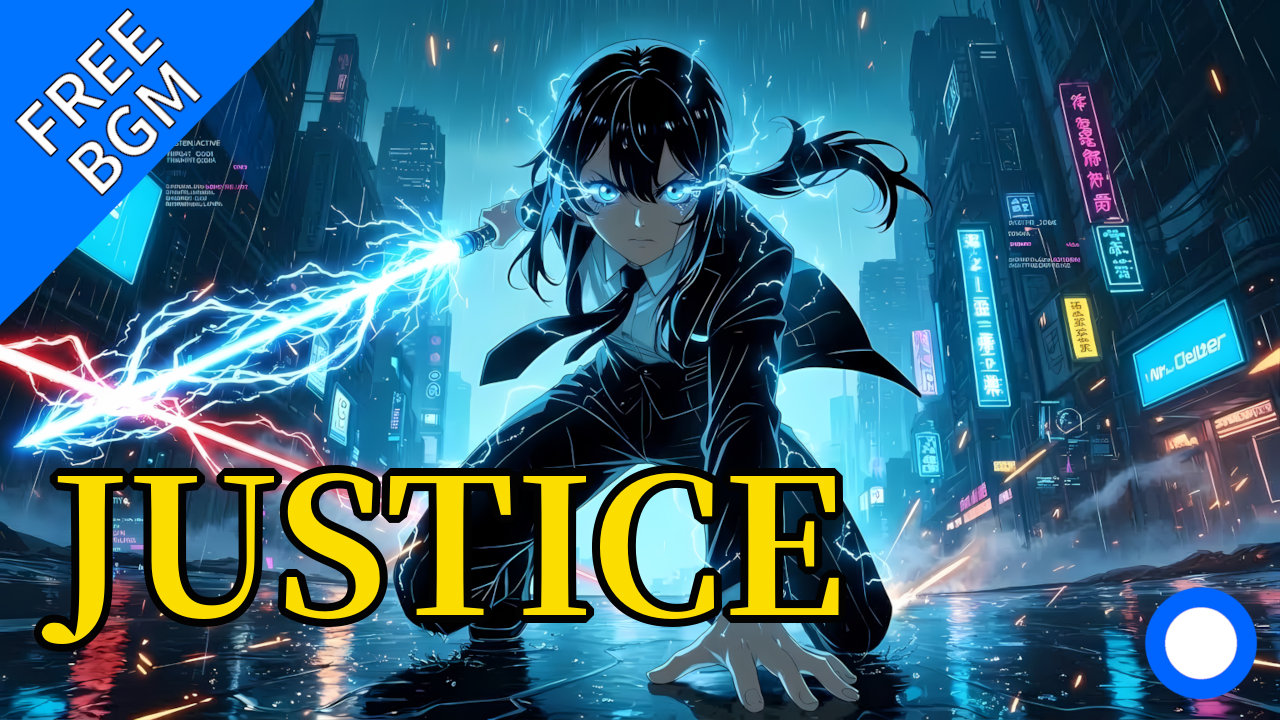
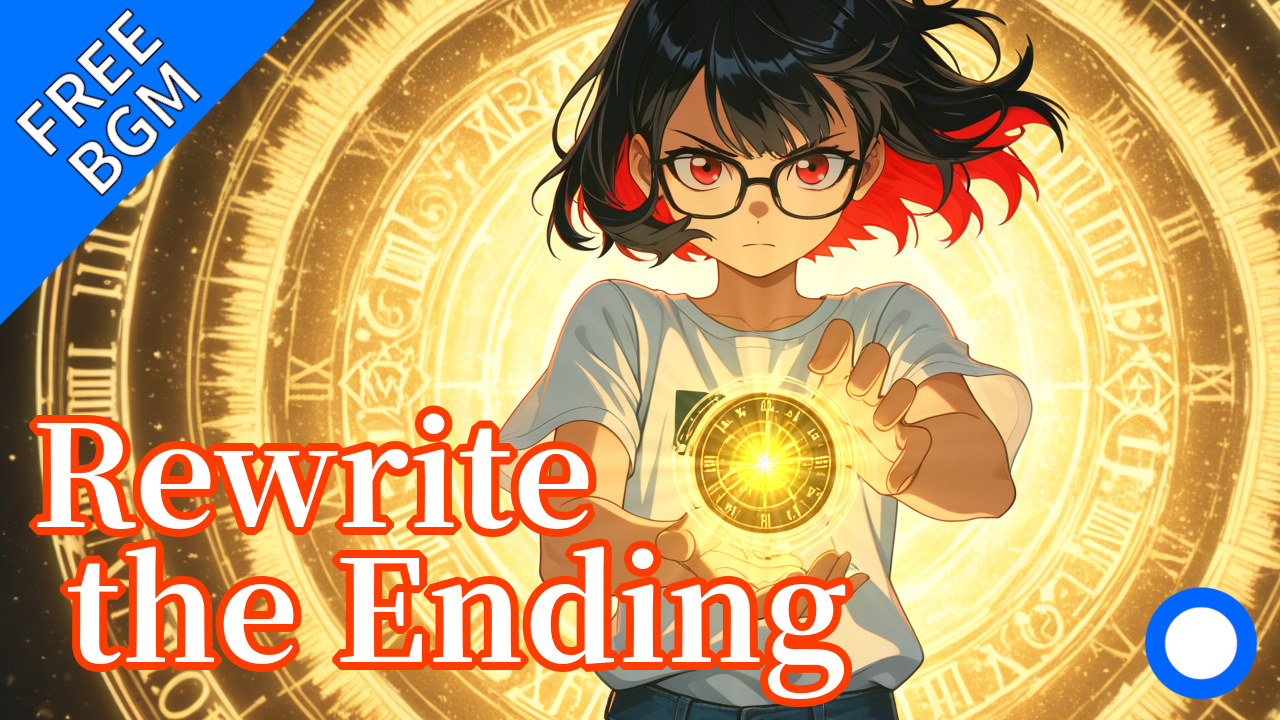
Before/after of a 1280px x 720px layered artwork. What changed in the layer stack:
painted on "テキストレイヤー" over [29,405,854,707]
added layer "Rewrite_the_Ending_keyvisual.png" above "JUSTICE_keyvisual.png" over [0,0,1280,720]
